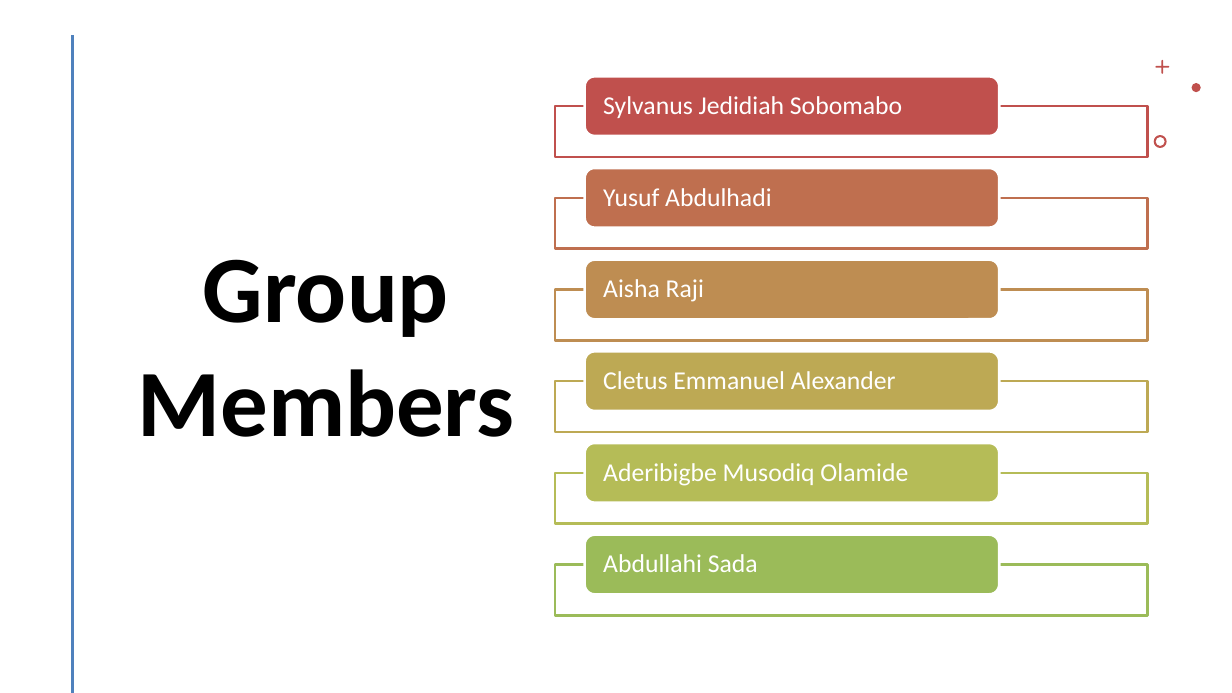
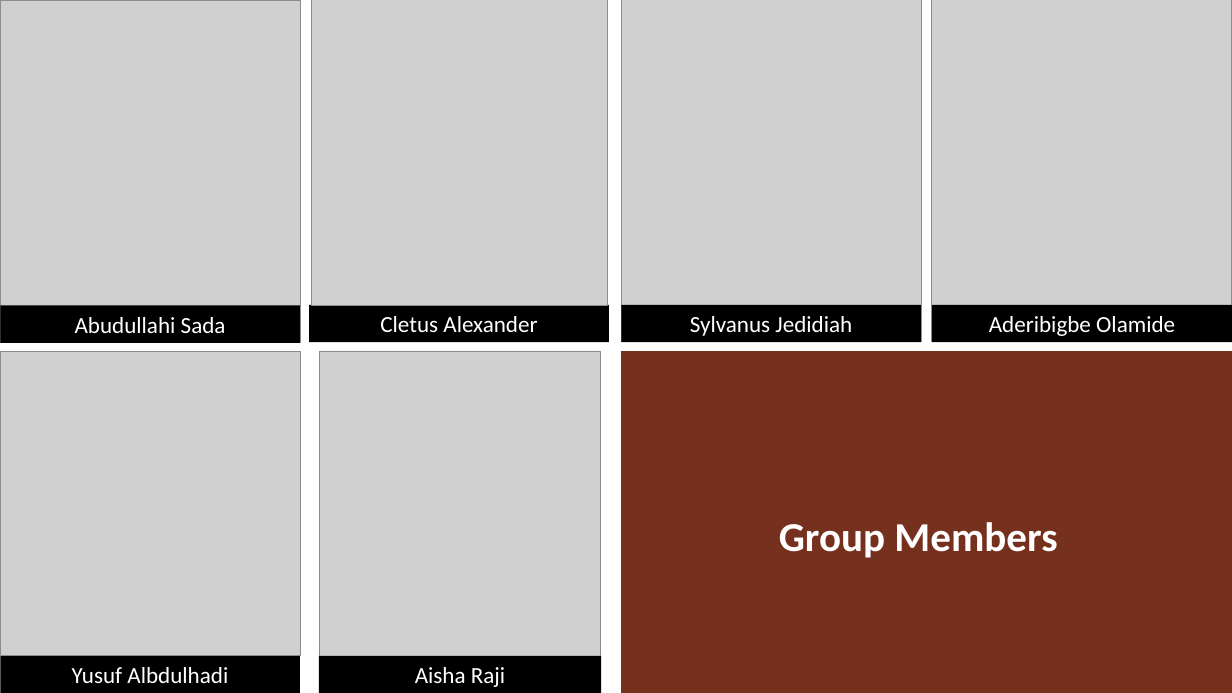
Before and after one commit to jaden-2/Dpro-Final-assignment, a slide deck: slide 2 of Inflation_Prediction_Presentation v2.pptx. Drawn at 1232x693 pixels with LibreOffice and Linux fonts; fonts in the diff are those of the drawing; grey boxes stand for pictures. Boxes give left, top, right and bottom in pixels: in the first picture for what was removed or moved away, otherwise in the second. Text is boxed around its words. In the diff, an @@ line names an element or a change of style, - is before the commit and + after.

```diff
--- a/Inflation_Prediction_Presentation v2.pptx
+++ b/Inflation_Prediction_Presentation v2.pptx
@@ background #FFFFFF to #454545 @@
@@ rectangle added at (0, 0, 1232, 693), fill #FFFFFF @@
@@ picture added at (0, 1, 300, 343) @@
@@ picture added at (311, 0, 608, 305) @@
@@ picture added at (621, 0, 921, 342) @@
@@ picture added at (932, 0, 1232, 342) @@
@@ line removed from (72, 36) to (72, 692) @@
@@ freeform shape removed at (1155, 60, 1169, 74) @@
@@ freeform shape removed at (1192, 83, 1202, 92) @@
@@ freeform shape removed at (1154, 135, 1167, 148) @@
@@ rectangle added at (0, 306, 299, 343), fill #000000, 18 pt, text #FFFFFF @@
+Abudullahi Sada
@@ rectangle added at (310, 305, 609, 342), fill #000000, 18 pt, text #FFFFFF @@
+Cletus Alexander
@@ rectangle added at (621, 305, 921, 342), fill #000000, 18 pt, text #FFFFFF @@
+Sylvanus Jedidiah
@@ rectangle added at (933, 305, 1232, 342), fill #000000, 18 pt, text #FFFFFF @@
+Aderibigbe Olamide
@@ picture added at (1, 352, 301, 656) @@
@@ picture added at (319, 351, 601, 692) @@
@@ rectangle: place and size @@
-rectangle at (555, 473, 1148, 524)
+rectangle at (621, 351, 1232, 693)
@@ rectangle at (621, 351, 1232, 693): fill #FFFFFF at 90% opacity to #76301E; outline #B5BC57 2 pt to none @@
@@ title "Group Members": place and size @@
-title "Group Members" at (137, 259, 514, 437)
+title "Group Members" at (779, 522, 1057, 558)
@@ title "Group Members" at (779, 522, 1057, 558): size 74 to 32 pt, text colour #000000 to #FFFFFF; line spacing 1 to 0.9 @@
@@ group removed at (555, 77, 1148, 616): 6 rounded rectangles, 5 rectangles, 5 texts @@
-Sylvanus Jedidiah Sobomabo
-Yusuf Abdulhadi
-Cletus Emmanuel Alexander
-Aderibigbe Musodiq Olamide
-Abdullahi Sada
@@ rectangle added at (0, 656, 299, 693), fill #000000, 18 pt, text #FFFFFF @@
+Yusuf Albdulhadi
@@ rectangle "Aisha Raji": place and size @@
-rectangle "Aisha Raji" at (603, 279, 704, 302)
+rectangle "Aisha Raji" at (319, 656, 601, 693)
@@ rectangle "Aisha Raji" at (319, 656, 601, 693): size 20 to 18 pt; alignment left to centre; line spacing 0.9 to 1; less space between paragraphs; vertical alignment middle to top; fill none to #000000 @@
```
Also in this commit, not shown: 1 other slide changed.
